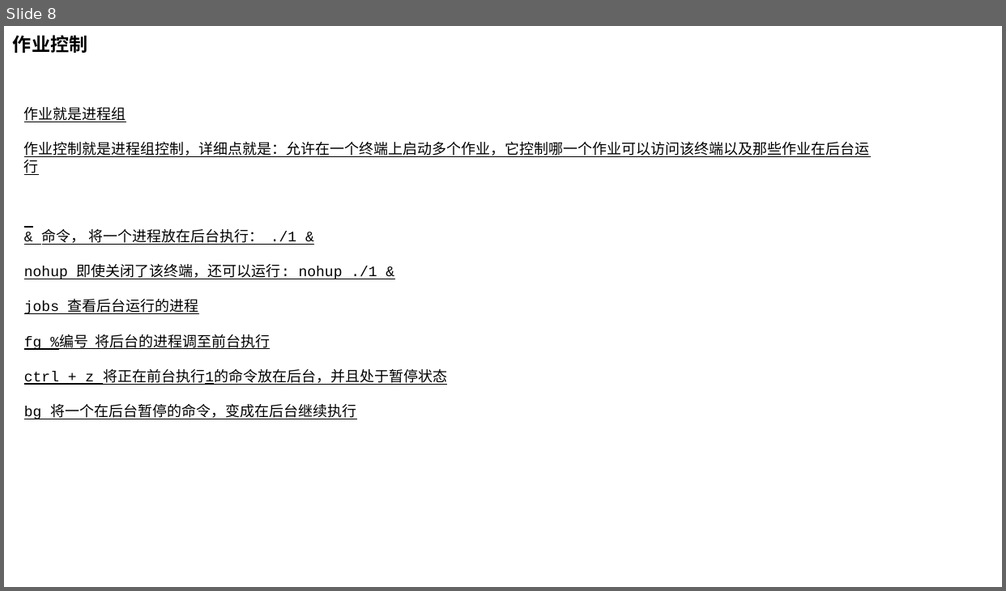
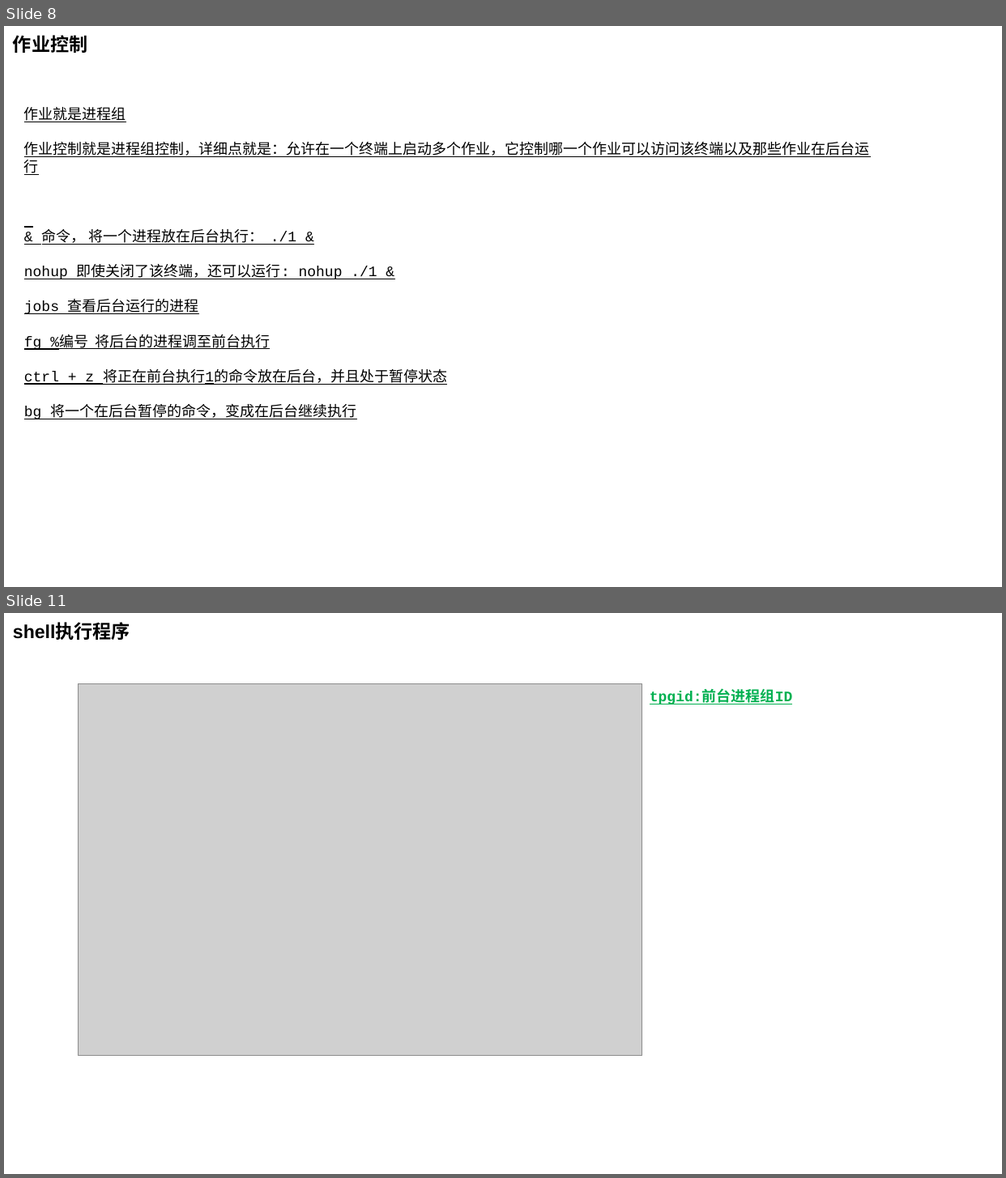
Before and after one commit to zhaosonggo/APUE, a slide deck: 进程关系.pptx. Shown one above the other, each under a label of ours: slide 8 before the commit, slides 8 and 11 after it; the slides between them are not shown. The pictures are 1006x591 and 1006x1178 pixels, drawn with LibreOffice and Linux fonts; fonts in the diff are those of the drawing; grey boxes stand for pictures. Boxes give left, top, right and bottom in pixels: in the first picture for what was removed or moved away, otherwise in the second. Text is boxed around its words. In the diff, an @@ line names an element or a change of style, - is before the commit and + after.

```diff
--- a/进程关系.pptx
+++ b/进程关系.pptx
@@ slide 11 added at (4,613,1002,1174), background #FFFFFF @@
@@ text added at (13,623,130,640), 18 pt, text #000000, bold @@
+shell执行程序
@@ picture added at (79,683,642,1055) @@
@@ text added at (650,692,793,705), 14 pt, text #00B050, bold, underline @@
+tpgid:前台进程组ID
```
Also in this commit, not shown: 2 slides changed, 3 other slides added, 1 other file.
